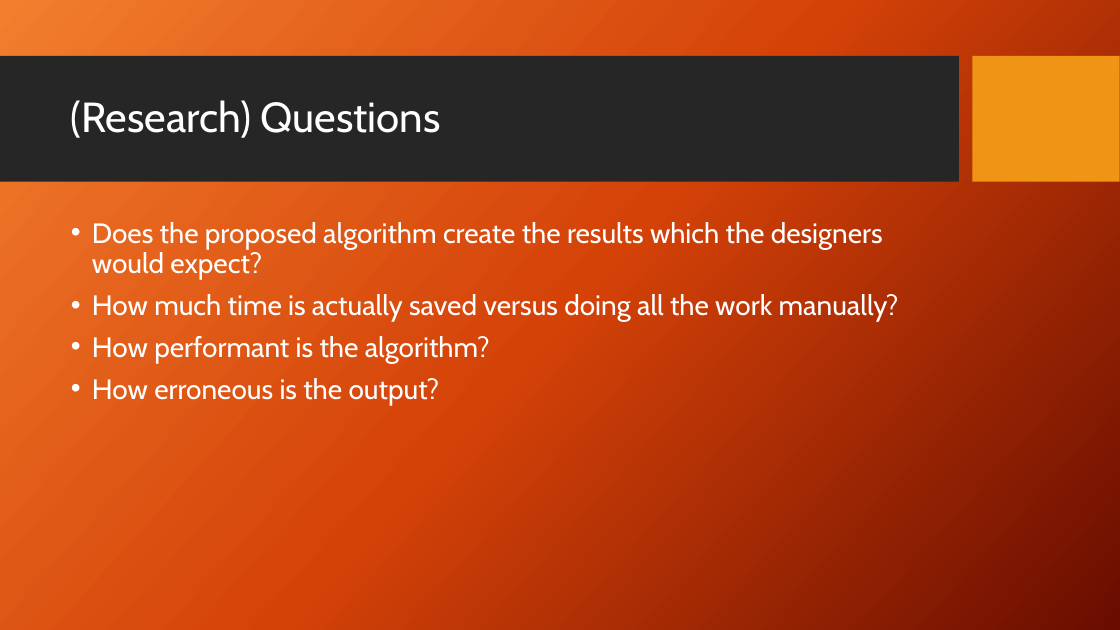
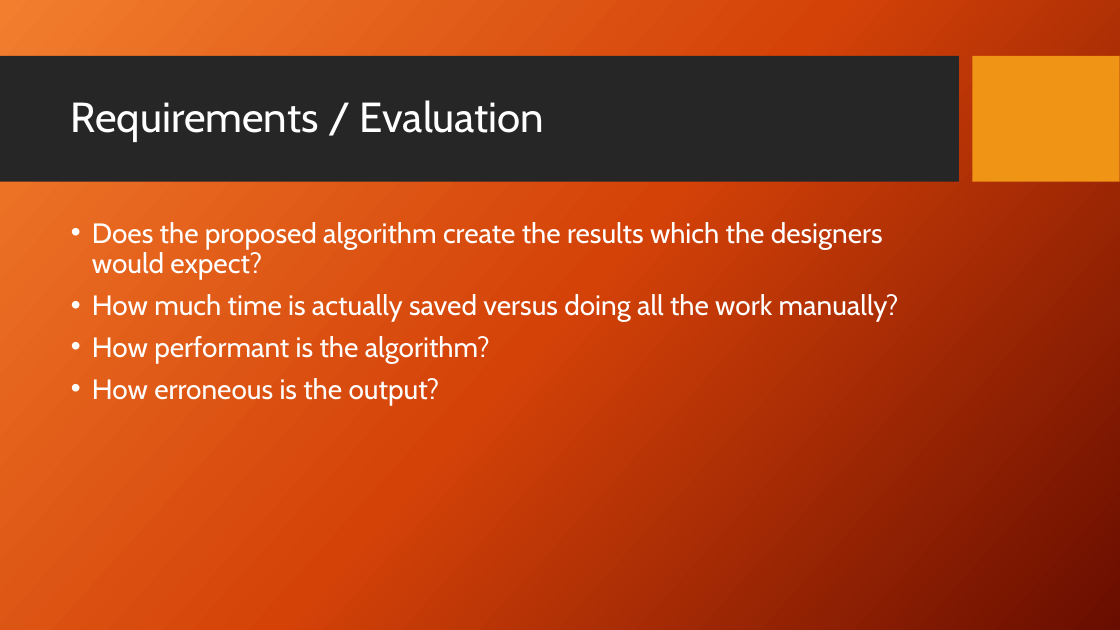
Before and after one commit to surrealtm/Thesis, a slide deck: slide 4 of Text/Presentation_2205.pptx. Drawn at 1120x630 pixels with LibreOffice and Linux fonts; fonts in the diff are those of the drawing; background and template pictures are left out. Boxes give left, top, right and bottom in pixels: in the first picture for what was removed or moved away, otherwise in the second. Text is boxed around its words. In the diff, an @@ line names an element or a change of style, - is before the commit and + after.

```diff
--- a/Text/Presentation_2205.pptx
+++ b/Text/Presentation_2205.pptx
@@ title at (71, 100, 545, 142): text changed @@
-(Research) Questions
+Requirements / Evaluation
```
Also in this commit, not shown: 1 other slide changed, 1 other file.
